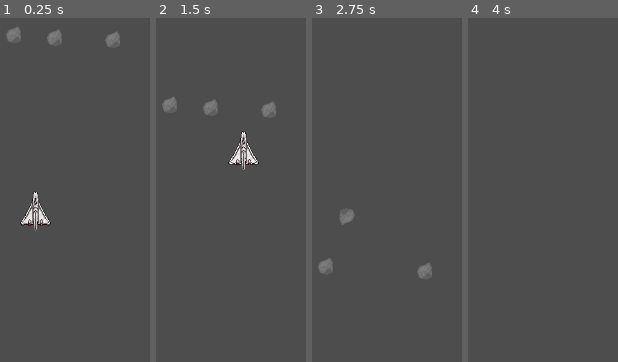
Above: before the commit, frames 1-4 (left to right).
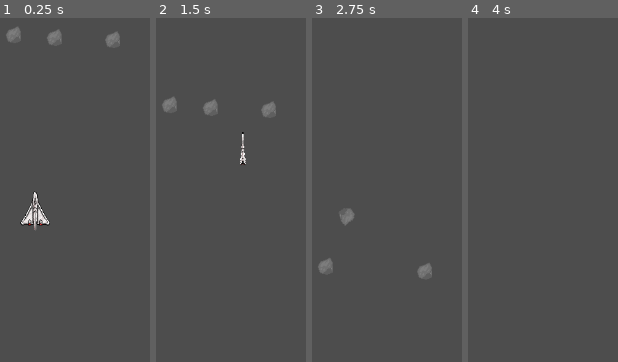
Above: after the commit, the same moments.

Repository: Joel-Singh/a-plain-catastrophe
Game: Godot game, scene res://scenes/Main.tscn
Two runs of this game, one before a commit and one after it. Both use one fixed random seed, a clock stepped at 60 frames per second and the inputs below.
Inputs (mouse positions are in pixels of both pictures, inside the frame that each line leads up to):
- Up to frame 1 (0.25 s): no input
- Up to frame 2 (1.5 s): move the mouse to (outside the picture) at 0.52 s; move the mouse to (outside the picture) at 1.27 s
- Up to frame 3 (2.75 s): move the mouse to (435, 38) at 2.02 s
- Up to frame 4 (4 s): move the mouse to (471, 227) at 2.77 s; move the mouse to (outside the picture) at 3.52 s

The runs differ from the first frame. In frame 1, 0.4% of the frame differs, in the area x 23-34%, y 50-62%; in frame 2, 0.9%, in the area x 48-69%, y 32-45%; in frame 3, less than 0.1%; in frame 4, nothing differs.

Commit message:
Player scales down based on x velocity

Diff:
--- a/scenes/Player.gd
+++ b/scenes/Player.gd
@@ -3,7 +3,10 @@
 func _integrate_forces(state):
   var mousePosition: Vector2 = get_viewport().get_mouse_position()
   var towardsMousePosition: Vector2 = mousePosition - position
-  var resulting: Vector2 = towardsMousePosition
-  state.linear_velocity = resulting
+  state.linear_velocity = towardsMousePosition
+  var newScale: float = ((300 - abs(state.linear_velocity.x)) / 300)
+  var children = get_children()
+  for child in children:
+    child.scale.x = max(0.2, newScale)
 func _on_body_entered(body):
   queue_free()
